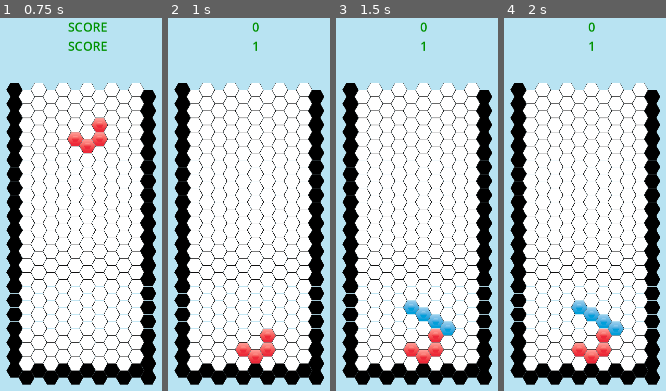
Above: before the commit, frames 1-4 (left to right).
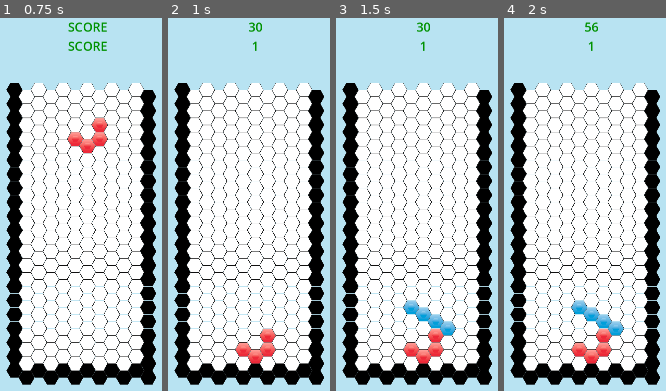
Above: after the commit, the same moments.

Repository: MrSoubi/HexoTangle
Game: Godot game, scene res://game.tscn
Same seed, same stepped clock (60 frames per second), same inputs: the game is played once before the commit and once after it.
Inputs:
- Up to frame 1 (0.75 s): tap Enter at 0.5 s; hold Right from 0.53 s (still down); tap I at 0.6 s
- Up to frame 2 (1 s): keep holding Right; tap Space at 0.77 s; tap O at 0.8 s
- Up to frame 3 (1.5 s): tap Space at 1.07 s; release Right at 1.28 s; hold S from 1.28 s (still down); tap O at 1.35 s
- Up to frame 4 (2 s): keep holding S; tap Space at 1.52, 1.82 s; tap T at 1.55 s

Frame 1 is identical in both runs. In frame 2, 0.2% of the frame differs, in the area x 50-59%, y 1-9%; in frame 3, 0.2%; in frame 4, 0.2%.

Commit message:
close #9

Diff:
--- a/Scripts/grid.gd
+++ b/Scripts/grid.gd
@@ -39,6 +39,8 @@
 var bag = [HexType.I, HexType.O, HexType.T, HexType.L, HexType.J, HexType.Z, HexType.S];
 var grid = [];
 
+var score = 0;
+
 # Called when the node enters the scene tree for the first time.
 func _ready():
 	#global_translate(get_viewport().size/2)
@@ -163,7 +165,9 @@
 	return result;
 
 func update() -> int:
-	var score = 0;
+	var result = score; #saves soft and hard drop score
+	score = 0;
+
 	var localHex = hexomino.new(currentHexomino.position, currentHexomino.dir, currentHexomino.type, currentHexomino.texture);
 	localHex.move(addDirections(Direction.BOTTOM, gridDirection));
 	if isPositionValid(localHex):
@@ -180,15 +184,15 @@
 
 	match (score):
 		1:
-			score = 100
+			result += 100
 		2:
-			score = 300
+			result += 300
 		3:
-			score = 500
+			result += 500
 		4:
-			score = 800
-
-	return score;
+			result += 800
+
+	return result;
 
 func GetTextureFromType(type: HexType) -> Texture2D:
 	var result: Texture2D;
@@ -258,6 +262,8 @@
 
 		if event.keycode == KEY_DOWN:
 			localHex.move(addDirections(Direction.BOTTOM, gridDirection))
+			if isPositionValid(localHex):
+				score += 1;
 		if event.keycode == KEY_RIGHT:
 			localHex.moveRight();
 		if event.keycode == KEY_LEFT:
@@ -275,43 +281,21 @@
 			else:
 				localHex = hexomino.new(Vector2(3,GRID_WIDTH/2), Direction.TOP, heldHexomino, heldHexomino.texture);
 				heldHexomino = -1;
-		#if event.keycode == KEY_I:
-			#localHex.type = HexType.I;
-		#if event.keycode == KEY_O:
-			#localHex.type = HexType.O;
-		#if event.keycode == KEY_T:
-			#localHex.type = HexType.T;
-		#if event.keycode == KEY_L:
-			#localHex.type = HexType.L;
-		#if event.keycode == KEY_J:
-			#localHex.type = HexType.J;
-		#if event.keycode == KEY_Z:
-			#localHex.type = HexType.Z;
-		#if event.keycode == KEY_S:
-			#localHex.type = HexType.S;
 		if event.keycode == KEY_SPACE:
 			localHex = hardDrop();
-		#if event.keycode == KEY_A:
-			#rotateGrid();
 
 		if isPositionValid(localHex):
 			undrawHexomino();
 			currentHexomino = localHex;
 			drawHexomino();
 
-func rotateGrid():
-	gridDirection = addDirections(gridDirection, Direction.TOP_RIGHT);
-	var tween = get_tree().create_tween()
-	tween.tween_property(self, "rotation_degrees", self.rotation_degrees - 60, 0.08)
-	#rotate(deg_to_rad(-60));
-	#tween.tween_callback(self.queue_free)
-
 func hardDrop() -> Hexomino:
 	var localHex = hexomino.new(currentHexomino.position, currentHexomino.dir, currentHexomino.type, currentHexomino.texture);
 
 	localHex.move(addDirections(Direction.BOTTOM, gridDirection));
 
 	while (isPositionValid(localHex)):
+		score += 2
 		localHex.move(addDirections(Direction.BOTTOM, gridDirection));
 
 	localHex.move(addDirections(Direction.TOP, gridDirection))
